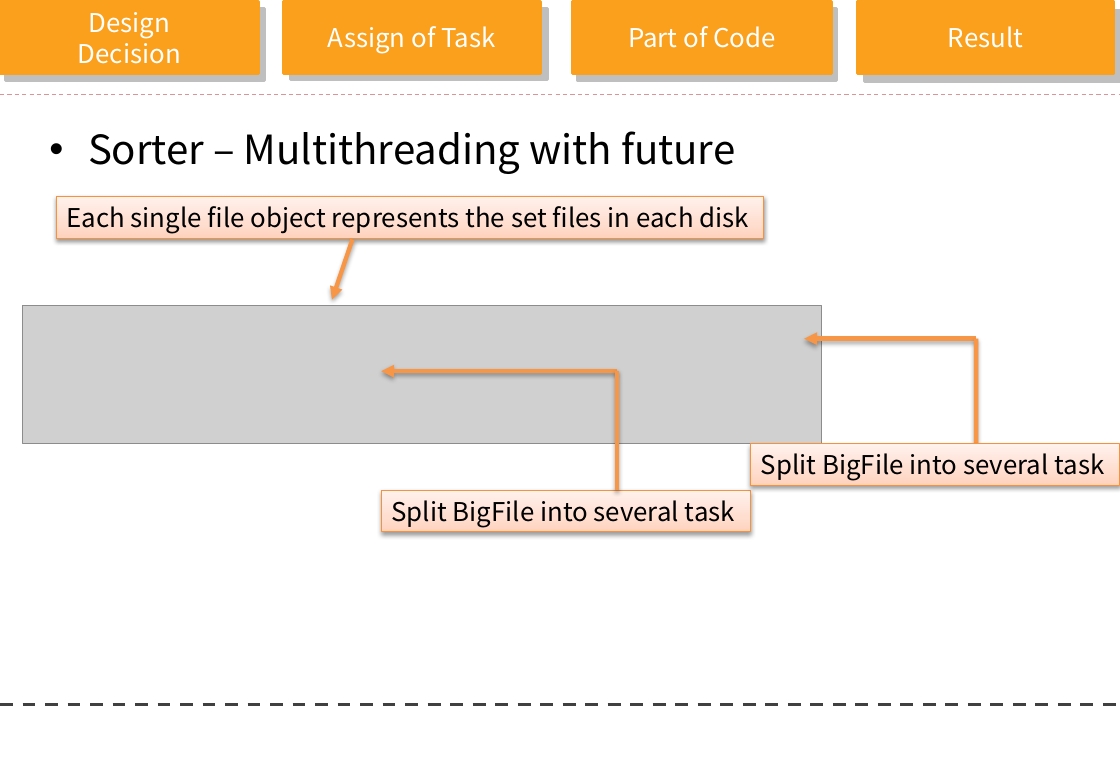
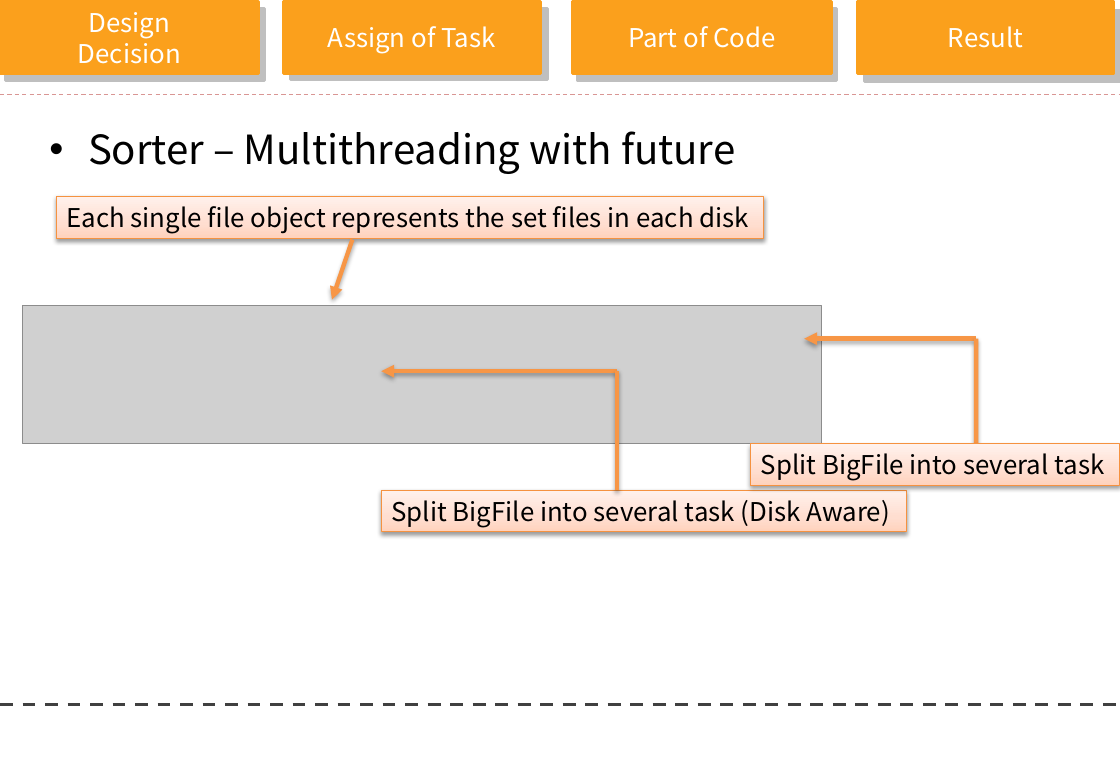
Before and after one commit to clover3/orange, a slide deck: slide 27 of Document/orange_progress.pptx (slide 22 before the commit). Drawn at 1120x775 pixels with LibreOffice and Linux fonts; fonts in the diff are those of the drawing; grey boxes stand for pictures; background and template pictures are left out. Boxes give left, top, right and bottom in pixels: in the first picture for what was removed or moved away, otherwise in the second. Text is boxed around its words. In the diff, an @@ line names an element or a change of style, - is before the commit and + after.

```diff
--- a/Document/orange_progress.pptx
+++ b/Document/orange_progress.pptx
@@ rectangle "Split BigFile into several task ...": place and size @@
-rectangle "Split BigFile into several task ..." at box(382, 490, 751, 532)
+rectangle "Split BigFile into several task ..." at box(382, 490, 908, 532)
@@ text in rectangle at box(391, 500, 890, 527): text changed @@
-Split BigFile into several task
+Split BigFile into several task (Disk Aware)
```
Also in this commit, not shown: 4 other slides changed, 2 slides added, 3 slides removed.
